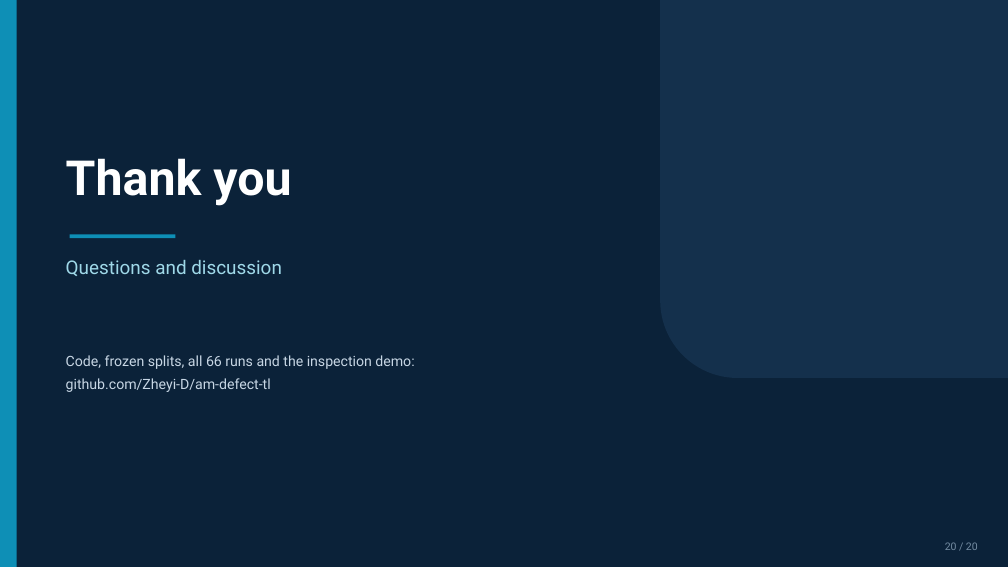
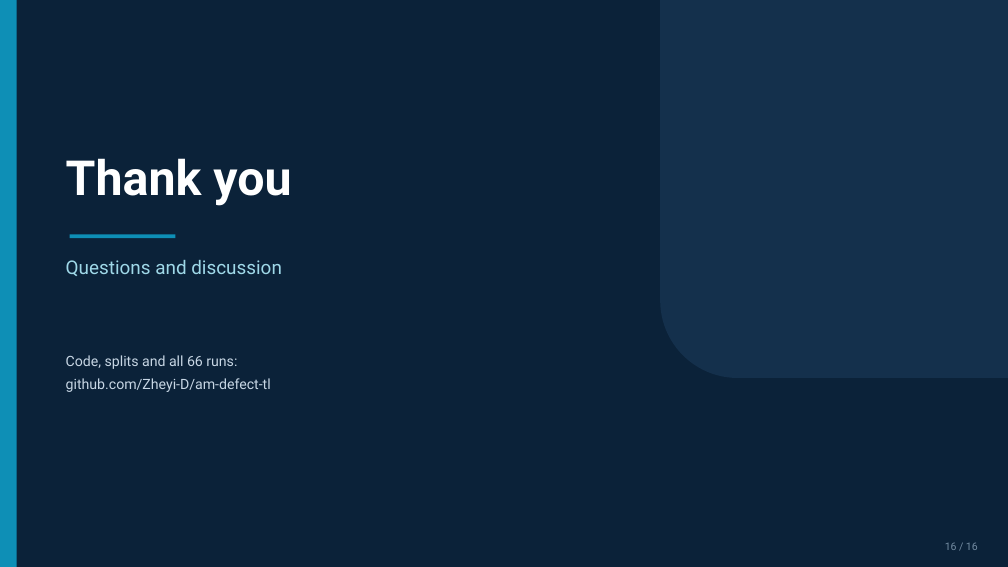
Before and after one commit to Zheyi-D/am-defect-tl, a slide deck: slide 16 of reports/slides_draft.pptx (slide 20 before the commit). Drawn at 1008x567 pixels with LibreOffice and Linux fonts; fonts in the diff are those of the drawing. Boxes give left, top, right and bottom in pixels: in the first picture for what was removed or moved away, otherwise in the second. Text is boxed around its words. In the diff, an @@ line names an element or a change of style, - is before the commit and + after.

Commit message:
feat(slides): 16-page deck scoped to data preparation, model training and dataset results — 60-90 words of factual text per page, no WHAT/WHY/RESULT labels, analysis pages removed, demo placeholder kept

```diff
--- a/reports/slides_draft.pptx
+++ b/reports/slides_draft.pptx
@@ text at bbox=[66, 355, 237, 369]: text changed @@
-Code, frozen splits, all 66 runs and the inspection demo:
+Code, splits and all 66 runs:
@@ text at bbox=[945, 542, 978, 550]: text changed @@
-20 / 20
+16 / 16
```
Also in this commit, not shown: 12 other slides changed, 3 slides added, 7 slides removed, 3 other files.
